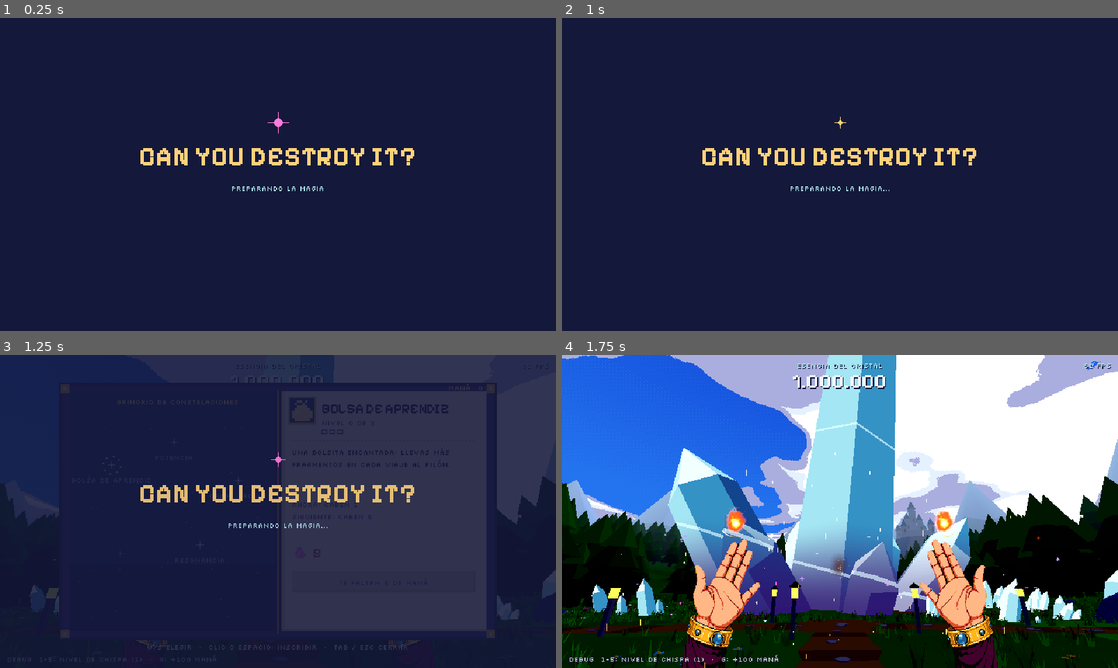
Above: before the commit, frames 1-4 (two rows, left to right).
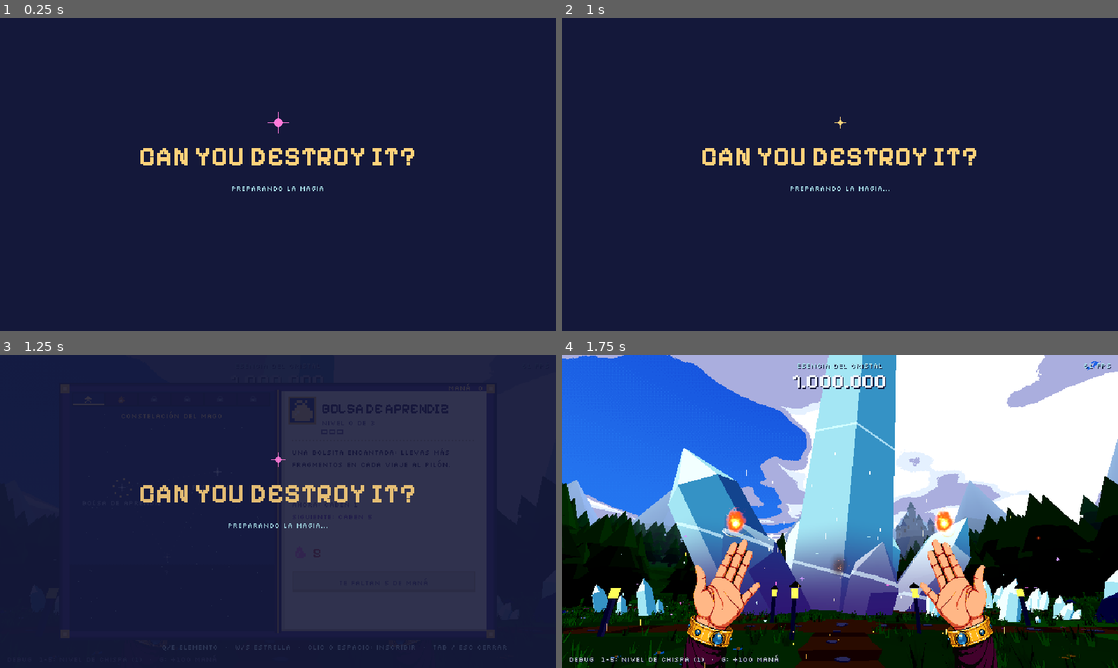
Above: after the commit, the same moments.

Repository: Gon-Analista/can-you-destroy-it
Game: Godot game, scene res://main/main.tscn
The game is run twice, just before and just after one commit, with the same random seed, the same clock (stepped at 60 frames per second) and the same inputs.
Inputs (mouse positions are in pixels of both pictures, inside the frame that each line leads up to):
- Up to frame 1 (0.25 s): no input
- Up to frame 2 (1 s): tap Enter (ui_accept) at 0.5, 0.8 s; move the mouse to (962, 158) at 0.52 s; hold E (cycle_element_right) from 0.53 s (still down); hold Tab (open_grimoire) from 0.53 s (still down); click (962, 158) at 0.67 s; tap Space (jump) at 0.77 s
- Up to frame 3 (1.25 s): keep holding E (cycle_element_right); keep holding Tab (open_grimoire)
- Up to frame 4 (1.75 s): move the mouse to (728, 527) at 1.27 s; release E (cycle_element_right) at 1.28 s; release Tab (open_grimoire) at 1.28 s; hold S (move_back) from 1.28 s (still down); tap Enter (ui_accept) at 1.35 s; click (728, 527) at 1.42 s; tap Space (jump) at 1.52 s; tap Tab (open_grimoire) at 1.55 s

Frames 1-2 are identical in both runs. In frame 3, 0.6% of the frame differs, in the area x 13-92%, y 13-95%; in frame 4, nothing differs.

Commit message:
Grimorio por elementos y arreglo del clic para comprar
- El Grimorio medía 0x0 (anclas sin márgenes) y los clics se iban al
  mundo: no se podía comprar con el ratón. Test grimoire_click_smoke.
- Una constelación por elemento en pestañas (Q/E o clic): Mago (Bolsa,
  Resonancia, Telequinesis), Chispa (Potencia, Cadencia y Bola de Fuego,
  que pide haberla descubierto) y Escarcha, Rayo, Tierra y Arcano
  dormidos hasta su marca del Pilón.
- Mejora nueva: Bola de Fuego (más daño en la explosión y la quemadura).

Co-Authored-By: Claude Opus 5.5 <noreply@anthropic.com>
Claude-Session: https://claude.ai/code/session_011Fh21Tx1ECc2iUdeQLjvik

Diff:
--- a/game/autoload/game_state.gd
+++ b/game/autoload/game_state.gd
@@ -9,6 +9,7 @@
 	preload("res://data/upgrades/channeling.tres"),
 	preload("res://data/upgrades/resonance.tres"),
 	preload("res://data/upgrades/telekinesis.tres"),
+	preload("res://data/upgrades/fireball_power.tres"),
 ]
 
 var progression: Progression = Progression.new(BALANCE.total_essence)
--- a/game/core/progression.gd
+++ b/game/core/progression.gd
@@ -96,11 +96,19 @@
 	if level >= node.get_max_level():
 		return &"max"
 	for req: StringName in node.prerequisites:
-		if get_level(req) == 0:
+		if not _has_requirement(req):
 			return &"locked"
 	if not can_afford(node.cost_for_level(level)):
 		return &"mana"
 	return &""
+
+
+## Una mejora comprada, o "recipe:<id>": una combinación ya descubierta.
+func _has_requirement(req: StringName) -> bool:
+	var r: String = req
+	if r.begins_with("recipe:"):
+		return discovered_recipes.has(StringName(r.trim_prefix("recipe:")))
+	return get_level(req) > 0
 
 
 func buy_upgrade(node: UpgradeNode) -> bool:
@@ -108,7 +116,7 @@
 	if level >= node.get_max_level():
 		return false
 	for req: StringName in node.prerequisites:
-		if get_level(req) == 0:
+		if not _has_requirement(req):
 			return false
 	if not spend(node.cost_for_level(level)):
 		return false
--- a/game/crystal/mother_crystal.gd
+++ b/game/crystal/mother_crystal.gd
@@ -267,7 +267,7 @@
 			radius * 0.9,
 			hit.recipe.burn_sec,
 			hit.recipe.burn_tick_sec,
-			hit.recipe.burn_damage
+			maxi(1, roundi(hit.recipe.burn_damage * GameState.stat(&"fireball_mult", 1.0)))
 		)
 
 
--- a/game/data/defs/upgrade_node.gd
+++ b/game/data/defs/upgrade_node.gd
@@ -10,12 +10,17 @@
 ## Qué hace, en una frase (se muestra en el Grimorio).
 @export_multiline var description: String
 @export var branch: Branch = Branch.POWER
+## Elemento de su constelación en el Grimorio (id de ElementDef); vacío = página del Mago.
+@export var element: StringName = &""
+## Posición de la estrella en la página de su constelación (px, página de 236x276).
+@export var star_pos: Vector2i = Vector2i(118, 140)
 ## Coste de cada nivel (el índice 0 es el primer nivel comprado). Si está vacío se usa
 ## `base_cost` x `cost_growth` ^ nivel hasta `max_level`.
 @export var costs: PackedInt32Array = PackedInt32Array()
 @export var base_cost: int = 5
 @export var cost_growth: float = 1.2
 @export var max_level: int = 1
+## Ids de mejoras que hay que tener, o "recipe:<id>" para una combinación ya descubierta.
 @export var prerequisites: Array[StringName] = []
 ## Estadística que modifica (p. ej. &"bag_capacity").
 @export var stat: StringName
--- a/game/data/upgrades/bag.tres
+++ b/game/data/upgrades/bag.tres
@@ -14,3 +14,5 @@
 values = PackedFloat32Array(1, 5, 20, 100)
 value_format = "caben %d"
 level_names = PackedStringArray()
+element = &""
+star_pos = Vector2i(60, 110)
--- a/game/data/upgrades/channeling.tres
+++ b/game/data/upgrades/channeling.tres
@@ -5,7 +5,7 @@
 [resource]
 script = ExtResource("1")
 id = &"channeling"
-display_name = "Canalización"
+display_name = "Cadencia"
 description = "Las manos recargan antes: lanzas más a menudo."
 branch = 1
 costs = PackedInt32Array(10, 35, 120, 400, 1300)
@@ -14,3 +14,5 @@
 values = PackedFloat32Array(1, 0.85, 0.72, 0.61, 0.52, 0.44)
 value_format = "recarga x%.2f"
 level_names = PackedStringArray()
+element = &"spark"
+star_pos = Vector2i(172, 104)
--- /dev/null
+++ b/game/data/upgrades/fireball_power.tres
@@ -0,0 +1,18 @@
+[gd_resource type="Resource" script_class="UpgradeNode" format=3]
+
+[ext_resource type="Script" path="res://data/defs/upgrade_node.gd" id="1"]
+
+[resource]
+script = ExtResource("1")
+id = &"fireball_power"
+display_name = "Bola de Fuego"
+description = "La bola de fuego arde más: más daño en la explosión y en el fuego que deja en el cristal."
+branch = 0
+element = &"spark"
+star_pos = Vector2i(116, 192)
+costs = PackedInt32Array(40, 220, 1000)
+prerequisites = Array[StringName]([&"recipe:fireball"])
+stat = &"fireball_mult"
+values = PackedFloat32Array(1, 1.4, 1.9, 2.6)
+value_format = "daño x%.1f"
+level_names = PackedStringArray()
--- a/game/data/upgrades/resonance.tres
+++ b/game/data/upgrades/resonance.tres
@@ -14,3 +14,5 @@
 values = PackedFloat32Array(7, 10, 13, 17, 22)
 value_format = "%d %% resonantes"
 level_names = PackedStringArray()
+element = &""
+star_pos = Vector2i(170, 92)
--- a/game/data/upgrades/spark_power.tres
+++ b/game/data/upgrades/spark_power.tres
@@ -14,3 +14,5 @@
 values = PackedFloat32Array(0, 1, 2, 3, 4)
 value_format = "%s"
 level_names = PackedStringArray("Chispa", "Chispa ardiente", "Llama", "Llama mágica", "Fuego estelar")
+element = &"spark"
+star_pos = Vector2i(60, 100)
--- a/game/data/upgrades/telekinesis.tres
+++ b/game/data/upgrades/telekinesis.tres
@@ -14,3 +14,5 @@
 values = PackedFloat32Array(0, 3.5, 7, 12)
 value_format = "atrae a %d m"
 level_names = PackedStringArray("Sin telequinesis")
+element = &""
+star_pos = Vector2i(112, 190)
--- a/game/main/main.gd
+++ b/game/main/main.gd
@@ -87,13 +87,16 @@
 		get_tree().create_timer(0.6).timeout.connect(
 			func() -> void: Events.grimoire_requested.emit(true)
 		)
+		# --page=N abre esa constelación, --select=N elige estrella, --buy inscribe y cierra.
+		var book: Grimoire = _hud.get_node(^"Grimoire")
+		for a: String in args:
+			if a.begins_with("--page="):
+				var pg: int = int(a.get_slice("=", 1))
+				get_tree().create_timer(0.9).timeout.connect(book.open_page.bind(pg))
+			if a.begins_with("--select="):
+				var idx: int = int(a.get_slice("=", 1))
+				get_tree().create_timer(0.9).timeout.connect(book.select.bind(idx))
 		if args.has("--buy"):
-			# Inscribe la estrella elegida y cierra el libro (para grabar una compra).
-			var book: Grimoire = _hud.get_node(^"Grimoire")
-			for a: String in args:
-				if a.begins_with("--select="):
-					var idx: int = int(a.get_slice("=", 1))
-					get_tree().create_timer(0.9).timeout.connect(book.select.bind(idx))
 			get_tree().create_timer(1.6).timeout.connect(book.try_buy)
 			get_tree().create_timer(3.4).timeout.connect(book.close)
 	if args.has("--no-cast"):
--- a/game/player/spell_caster.gd
+++ b/game/player/spell_caster.gd
@@ -292,6 +292,7 @@
 	hit.element = RECIPE.elements[0] if not RECIPE.elements.is_empty() else ELEMENT.id
 	hit.resonant = _rng.randf() < _resonant_chance()
 	var damage: int = RECIPE.damage_for(current_tier().damage, current_tier().damage, charge)
+	damage = roundi(float(damage) * GameState.stat(&"fireball_mult", 1.0))
 	hit.damage = damage * (GameState.BALANCE.resonant_damage_mult if hit.resonant else 1)
 	var projectile: SparkProjectile = _free_projectile(_combo_projectiles)
 	if projectile:
--- /dev/null
+++ b/game/tests/smoke/grimoire_click_smoke.gd
@@ -0,0 +1,59 @@
+extends SceneTree
+## Regresión: el Grimorio medía 0x0 y los clics no le llegaban (no se podía comprar con el ratón).
+## Abre el Grimorio junto al atril, hace clic en INSCRIBIR y en una pestaña de elemento.
+## Necesita ventana (el modo headless no reparte clics a la interfaz):
+## xvfb-run godot --path game --script res://tests/smoke/grimoire_click_smoke.gd
+
+var _failures: int = 0
+
+
+func _initialize() -> void:
+	_run()
+
+
+func _run() -> void:
+	await process_frame
+	var gs: Node = root.get_node(^"GameState")
+	var state_before: Dictionary = (gs.get(&"progression") as Progression).to_dict()
+	gs.set(&"progression", Progression.new(1_000_000))
+	var prog: Progression = gs.get(&"progression")
+	var main: Node = (load("res://main/main.tscn") as PackedScene).instantiate()
+	root.add_child(main)
+	for i: int in 160:
+		await process_frame
+	prog.deliver(50)
+	root.get_node(^"Events").emit_signal(&"grimoire_requested", true)
+	for i: int in 30:
+		await process_frame
+	var g: Control = main.get_node(^"HUDLayer/Hud/Grimoire")
+	_check(g.size == root.get_visible_rect().size, "el Grimorio ocupa toda la pantalla")
+	# De coordenadas del juego (640x360) a las de la ventana.
+	var scale: Vector2 = Vector2(root.size) / root.get_visible_rect().size
+	g.call(&"select", 0)
+	_click((g.call(&"_button_rect") as Rect2).get_center() * scale)
+	await process_frame
+	_check(prog.get_level(&"bag") == 1, "clic en INSCRIBIR compra")
+	_click((g.call(&"_tab_rect", 1) as Rect2).get_center() * scale)
+	await process_frame
+	_check(int(g.get(&"_page")) == 1, "clic en una pestaña cambia de elemento")
+	gs.set(&"progression", Progression.new(1_000_000))
+	(gs.get(&"progression") as Progression).load_dict(state_before)
+	root.get_node(^"SaveSystem").call(&"save_game")
+	print("grimoire_click_smoke: %s" % ("OK" if _failures == 0 else "%d fallos" % _failures))
+	quit(1 if _failures > 0 else 0)
+
+
+func _click(pos: Vector2) -> void:
+	for pressed: bool in [true, false]:
+		var ev := InputEventMouseButton.new()
+		ev.button_index = MOUSE_BUTTON_LEFT
+		ev.pressed = pressed
+		ev.position = pos
+		ev.global_position = pos
+		root.push_input(ev)
+
+
+func _check(cond: bool, label: String) -> void:
+	if not cond:
+		_failures += 1
+		printerr("FALLO: " + label)
--- a/game/tests/smoke/progression_smoke.gd
+++ b/game/tests/smoke/progression_smoke.gd
@@ -59,6 +59,15 @@
 		bag.buy_upgrade(bag_node)
 	_check(bag.purchase_block(bag_node) == &"max", "no se pasa del último nivel")
 
+	var fb: UpgradeNode = load("res://data/upgrades/fireball_power.tres")
+	var fresh_fb := Progression.new(1000)
+	fresh_fb.deliver(500)
+	_check(
+		fresh_fb.purchase_block(fb) == &"locked", "la mejora de la Bola de Fuego pide descubrirla"
+	)
+	fresh_fb.discover_recipe(&"fireball")
+	_check(fresh_fb.buy_upgrade(fb), "descubierta, ya se puede comprar")
+
 	var restored := Progression.new(1000)
 	restored.load_dict(p.to_dict())
 	_check(restored.to_dict() == p.to_dict(), "guardar y cargar conserva el estado")
--- a/game/ui/grimoire.gd
+++ b/game/ui/grimoire.gd
@@ -19,14 +19,26 @@
 const BOOK := Rect2i(70, 34, 500, 292)
 const LEFT_PAGE := Rect2i(80, 42, 236, 276)
 const RIGHT_PAGE := Rect2i(324, 42, 236, 276)
-## Posición de cada estrella en la página izquierda (mismo orden que GameState.UPGRADES).
-const STAR_POS: Array[Vector2i] = [
-	Vector2i(48, 84), Vector2i(120, 58), Vector2i(194, 102), Vector2i(150, 176), Vector2i(58, 186)
+## Páginas del Grimorio: una constelación por elemento (y la del Mago, con lo general).
+## [id del elemento ("" = Mago), nombre, color del título, cielo, cielo profundo, se abre con
+## el Pilón al...].
+const PAGES: Array[Array] = [
+	[&"", "MAGO", "#ffd27a", "#1b2a6b", "#141c4d", 0.0],
+	[&"spark", "CHISPA", "#ff9a3a", "#3a1840", "#26102e", 0.0],
+	[&"frost", "ESCARCHA", "#a5dae5", "#14305a", "#0d2042", 0.1],
+	[&"bolt", "RAYO", "#ffe66b", "#2a2450", "#1b1838", 0.25],
+	[&"earth", "TIERRA", "#c9a26b", "#2e2a24", "#1f1c18", 0.5],
+	[&"arcane", "ARCANO", "#c79bff", "#24164a", "#170e33", 0.75],
 ]
-## Trazos de la constelación (índices de estrellas).
-const LINES: Array[Vector2i] = [
-	Vector2i(0, 1), Vector2i(1, 2), Vector2i(2, 3), Vector2i(3, 4), Vector2i(4, 0)
+const PAGE_TITLES: PackedStringArray = [
+	"CONSTELACIÓN DEL MAGO",
+	"CONSTELACIÓN DE LA CHISPA",
+	"CONSTELACIÓN DE LA ESCARCHA",
+	"CONSTELACIÓN DEL RAYO",
+	"CONSTELACIÓN DE LA TIERRA",
+	"CONSTELACIÓN DEL ARCANO",
 ]
+const TAB_W: int = 36
 
 const C_INK := Color("#2a1d4a")
 const C_INK_SOFT := Color("#6a5a86")
@@ -92,6 +104,17 @@
 		".##..##.",
 		"##....##"
 	],
+	&"fireball_power":
+	[
+		"..#..#..",
+		".#.##.#.",
+		"..####..",
+		".##++##.",
+		"#+++++##",
+		"#+++++##",
+		".##+###.",
+		"..####.."
+	],
 	&"telekinesis":
 	[
 		".######.",
@@ -104,6 +127,71 @@
 		"#......."
 	],
 }
+const PAGE_ICONS: Array[PackedStringArray] = [
+	[
+		"...#....",
+		"..###...",
+		".#####..",
+		"########",
+		"...#....",
+		"..###...",
+		".#...#..",
+		"#.....#."
+	],
+	[
+		"...#....",
+		"...##...",
+		"..###.#.",
+		".#####..",
+		".##+###.",
+		"##+++###",
+		"##+++##.",
+		".#####.."
+	],
+	[
+		"#..#..#.",
+		".#.#.#..",
+		"..###...",
+		"#######.",
+		"..###...",
+		".#.#.#..",
+		"#..#..#.",
+		"........"
+	],
+	[
+		"....##..",
+		"...##...",
+		"..##....",
+		".######.",
+		"....##..",
+		"...##...",
+		"..##....",
+		".##....."
+	],
+	[
+		"........",
+		"..####..",
+		".##++##.",
+		"###++###",
+		"########",
+		".######.",
+		"..####..",
+		"........"
+	],
+	[
+		"..####..",
+		".#....#.",
+		"#..##..#",
+		"#.#++#.#",
+		"#..##..#",
+		".#....#.",
+		"..####..",
+		"........"
+	],
+]
+const LOCK_ICON: PackedStringArray = [
+	"..###...", ".#...#..", ".#...#..", "#######.", "##+++##.", "###+###.", "#######.", "........"
+]
 const MANA_ICON: PackedStringArray = [
 	"...#....", "..###...", "..###...", ".##+##..", ".#+####.", ".#+####.", "..####..", "........"
 ]
@@ -112,6 +200,7 @@
 
 var _at_sanctum: bool = false
 var _selected: int = 0
+var _page: int = 0
 var _open_t: float = 0.0
 var _closing: bool = false
 var _t: float = 0.0
@@ -131,7 +220,7 @@
 var _write_t: float = 1.0
 var _write_speed: float = 4.0
 var _deny_t: float = 0.0
-var _flash_t: PackedFloat32Array = PackedFloat32Array([0, 0, 0, 0, 0])
+var _flash_t: PackedFloat32Array = PackedFloat32Array()
 var _shown_mana: float = 0.0
 ## Partículas 2D propias (píxeles dorados al inscribir): pos, vel, vida.
 var _parts_pos: PackedVector2Array = PackedVector2Array()
@@ -141,10 +230,11 @@
 
 
 func _ready() -> void:
-	set_anchors_preset(Control.PRESET_FULL_RECT)
+	set_anchors_and_offsets_preset(Control.PRESET_FULL_RECT)
 	mouse_filter = Control.MOUSE_FILTER_STOP
 	visible = false
 	process_mode = Node.PROCESS_MODE_ALWAYS
+	_flash_t.resize(GameState.UPGRADES.size())
 	var rng := RandomNumberGenerator.new()
 	rng.seed = 4
 	for i: int in 70:
@@ -155,9 +245,9 @@
 	_content.mouse_filter = Control.MOUSE_FILTER_IGNORE
 	_content.size = Vector2(640, 360)
 	add_child(_content)
-	_title = _label("GRIMORIO DE CONSTELACIONES", 8, C_GOLD_LIGHT, Rect2(80, 48, 236, 10), 1)
+	_title = _label("", 8, C_GOLD_LIGHT, Rect2(80, 64, 236, 10), 1)
 	for i: int in GameState.UPGRADES.size():
-		var p: Vector2i = STAR_POS[i] + LEFT_PAGE.position
+		var p: Vector2i = GameState.UPGRADES[i].star_pos + LEFT_PAGE.position
 		_star_labels.append(_label("", 8, C_DIM, Rect2(p.x - 50, p.y + 12, 100, 10), 1))
 	var rx: int = RIGHT_PAGE.position.x
 	var ry: int = RIGHT_PAGE.position.y
@@ -171,7 +261,7 @@
 	_button = _label("", 8, C_INK, Rect2(rx + 18, ry + 214, 200, 10), 1)
 	_mana = _label("", 8, C_GOLD_LIGHT, Rect2(rx + 120, ry - 2 - 10 + 2, 112, 10), 2)
 	_footer = _label(
-		"W/S ELEGIR  ·  CLIC O ESPACIO: INSCRIBIR  ·  TAB / ESC CERRAR",
+		"Q/E ELEMENTO  ·  W/S ESTRELLA  ·  CLIC O ESPACIO: INSCRIBIR  ·  TAB / ESC CERRAR",
 		8,
 		C_CYAN,
 		Rect2(70, 330, 500, 10),
@@ -197,6 +287,7 @@
 	var best: UpgradeNode = GameState.cheapest_affordable()
 	if best:
 		_selected = GameState.UPGRADES.find(best)
+	_page = _page_of(GameState.UPGRADES[_selected])
 	_write_t = 0.0
 	_write_speed = 2.5
 	Input.mouse_mode = Input.MOUSE_MODE_VISIBLE
@@ -222,8 +313,11 @@
 		var mb: InputEventMouseButton = event
 		if mb.button_index != MOUSE_BUTTON_LEFT:
 			return
+		var tab: int = _tab_at(mb.position)
 		var star: int = _star_at(mb.position)
-		if star >= 0:
+		if tab >= 0:
+			open_page(tab)
+		elif star >= 0:
 			select(star)
 		elif _button_rect().has_point(mb.position - _ofs()):
 			try_buy()
@@ -244,14 +338,61 @@
 	):
 		close()
 	elif event.is_action_pressed(&"ui_up") or event.is_action_pressed(&"move_forward"):
-		select(wrapi(_selected - 1, 0, GameState.UPGRADES.size()))
+		_step_star(-1)
 	elif event.is_action_pressed(&"ui_down") or event.is_action_pressed(&"move_back"):
-		select(wrapi(_selected + 1, 0, GameState.UPGRADES.size()))
+		_step_star(1)
+	elif event.is_action_pressed(&"cycle_element_left") or event.is_action_pressed(&"ui_left"):
+		open_page(wrapi(_page - 1, 0, PAGES.size()))
+	elif event.is_action_pressed(&"cycle_element_right") or event.is_action_pressed(&"ui_right"):
+		open_page(wrapi(_page + 1, 0, PAGES.size()))
 	elif event.is_action_pressed(&"ui_accept"):
 		try_buy()
 	else:
 		return
 	get_viewport().set_input_as_handled()
+
+
+## Abre la constelación de un elemento (pasa la página con su aleteo).
+func open_page(page: int) -> void:
+	if page == _page:
+		return
+	_page = page
+	var nodes: Array[int] = _page_nodes()
+	if not nodes.is_empty():
+		_selected = nodes[0]
+	_write_t = 0.0
+	_write_speed = 4.0
+	AudioDirector.play_sfx(OPEN_SFX, -10.0, 1.25)
+	_refresh()
+
+
+## Índices (en GameState.UPGRADES) de las estrellas de la página abierta.
+func _page_nodes() -> Array[int]:
+	var out: Array[int] = []
+	var el: StringName = PAGES[_page][0]
+	for i: int in GameState.UPGRADES.size():
+		if GameState.UPGRADES[i].element == el:
+			out.append(i)
+	return out
+
+
+func _page_of(node: UpgradeNode) -> int:
+	for i: int in PAGES.size():
+		if PAGES[i][0] == node.element:
+			return i
+	return 0
+
+
+func _page_locked() -> bool:
+	return _page_nodes().is_empty()
+
+
+func _step_star(dir: int) -> void:
+	var nodes: Array[int] = _page_nodes()
+	if nodes.is_empty():
+		return
+	var at: int = maxi(nodes.find(_selected), 0)
+	select(nodes[wrapi(at + dir, 0, nodes.size())])
 
 
 ## Elige una estrella (con sonido y la página que se reescribe).
@@ -264,6 +405,10 @@
 
 
 func try_buy() -> void:
+	if _page_locked():
+		_deny_t = 0.35
+		AudioDirector.play_sfx(DENY_SFX, -2.0)
+		return
 	var node: UpgradeNode = GameState.UPGRADES[_selected]
 	var block: StringName = GameState.progression.purchase_block(node)
 	if block != &"" or not _at_sanctum:
@@ -276,7 +421,7 @@
 	_flash_t[_selected] = 1.0
 	_write_t = 0.0
 	_write_speed = 1.6
-	var star: Vector2 = Vector2(STAR_POS[_selected] + LEFT_PAGE.position)
+	var star: Vector2 = Vector2(node.star_pos + LEFT_PAGE.position)
 	_burst(star, 26, [C_GOLD_LIGHT, C_PINK, C_CYAN])
 	_burst(_button_rect().get_center(), 18, [C_GOLD_LIGHT, C_GOLD])
 	var lvl: int = GameState.progression.get_level(node.id)
@@ -330,10 +475,14 @@
 	if not is_open:
 		return
 	var prog: Progression = GameState.progression
+	var page: Array = PAGES[_page]
+	_title.text = tr(PAGE_TITLES[_page])
+	_title.add_theme_color_override(&"font_color", Color(page[2] as String))
 	for i: int in GameState.UPGRADES.size():
 		var n: UpgradeNode = GameState.UPGRADES[i]
 		var lvl: int = prog.get_level(n.id)
 		var label: Label = _star_labels[i]
+		label.visible = n.element == page[0]
 		var block: StringName = prog.purchase_block(n)
 		label.text = tr(n.display_name).to_upper() if block != &"locked" else "?"
 		var c: Color = C_DIM
@@ -346,6 +495,19 @@
 		elif lvl > 0:
 			c = Color("#c79bff")
 		label.add_theme_color_override(&"font_color", c)
+	if _page_locked():
+		_page_title.text = tr(page[1] as String)
+		_level.text = tr("ELEMENTO DORMIDO")
+		_desc.text = (
+			tr("Su constelación aún no brilla. Despertará cuando el Pilón de Maná llegue al %d %%.")
+			% roundi(float(page[5]) * 100.0)
+		)
+		_now.text = ""
+		_next.text = ""
+		_cost.text = ""
+		_button.text = tr("SELLADO")
+		_button.add_theme_color_override(&"font_color", C_INK_SOFT)
+		return
 	var node: UpgradeNode = GameState.UPGRADES[_selected]
 	var level: int = prog.get_level(node.id)
 	var max_level: int = node.get_max_level()
@@ -382,6 +544,8 @@
 func _prereq_names(node: UpgradeNode) -> String:
 	var names: PackedStringArray = []
 	for req: StringName in node.prerequisites:
+		if String(req).begins_with("recipe:"):
+			names.append(tr("DESCUBRIR LA BOLA DE FUEGO"))
 		for n: UpgradeNode in GameState.UPGRADES:
 			if n.id == req:
 				names.append(tr(n.display_name).to_upper())
@@ -390,10 +554,23 @@
 
 func _star_at(p: Vector2) -> int:
 	var local: Vector2 = p - _ofs()
-	for i: int in STAR_POS.size():
-		if local.distance_to(Vector2(STAR_POS[i] + LEFT_PAGE.position)) < 14.0:
+	for i: int in _page_nodes():
+		if local.distance_to(Vector2(GameState.UPGRADES[i].star_pos + LEFT_PAGE.position)) < 14.0:
 			return i
 	return -1
+
+
+## Pestaña bajo el puntero (o -1).
+func _tab_at(p: Vector2) -> int:
+	var local: Vector2 = p - _ofs()
+	for i: int in PAGES.size():
+		if _tab_rect(i).has_point(local):
+			return i
+	return -1
+
+
+func _tab_rect(i: int) -> Rect2:
+	return Rect2(LEFT_PAGE.position.x + 4 + i * (TAB_W + 2), LEFT_PAGE.position.y + 2, TAB_W, 14)
 
 
 func _button_rect() -> Rect2:
@@ -429,35 +606,70 @@
 
 
 func _draw_left_page(o: Vector2) -> void:
+	var page_def: Array = PAGES[_page]
+	var sky := Color(page_def[3] as String)
+	var deep := Color(page_def[4] as String)
 	var page := Rect2(Vector2(LEFT_PAGE.position) + o, Vector2(LEFT_PAGE.size))
-	draw_rect(page, C_SKY)
+	draw_rect(page, sky)
 	# Franja más profunda abajo, separada con tramado de 1 px.
 	var deep_y: float = page.position.y + 200.0
-	draw_rect(Rect2(page.position.x, deep_y, page.size.x, page.end.y - deep_y), C_SKY_DEEP)
+	draw_rect(Rect2(page.position.x, deep_y, page.size.x, page.end.y - deep_y), deep)
 	for x: int in range(0, int(page.size.x), 2):
-		draw_rect(Rect2(page.position.x + x + 0.0, deep_y - 1.0, 1, 1), C_SKY_DEEP)
+		draw_rect(Rect2(page.position.x + x + 0.0, deep_y - 1.0, 1, 1), deep)
 	# Polvo de estrellas que titila.
 	var step: float = floor(_t * 6.0)
 	for d: Vector3 in _dust:
 		var on: bool = fmod(d.z * 13.0 + step * 0.37, 1.0) > 0.25
-		if on:
+		if on and d.y > 20.0:
 			draw_rect(Rect2(page.position + Vector2(d.x, d.y), Vector2(1, 1)), Color(C_CYAN, 0.75))
+	_draw_tabs(o)
+	if _page_locked():
+		# Elemento dormido: un sello grande en el centro.
+		_draw_icon(LOCK_ICON, page.get_center() - Vector2(16, 24), 4, C_LOCKED)
+		return
 	# Trazos de la constelación: punteados; dorados entre estrellas ya despiertas.
 	var prog: Progression = GameState.progression
-	for l: Vector2i in LINES:
-		var a := Vector2(STAR_POS[l.x] + LEFT_PAGE.position) + o
-		var b := Vector2(STAR_POS[l.y] + LEFT_PAGE.position) + o
-		var lit: bool = (
-			prog.get_level(GameState.UPGRADES[l.x].id) > 0
-			and prog.get_level(GameState.UPGRADES[l.y].id) > 0
-		)
+	var nodes: Array[int] = _page_nodes()
+	for k: int in nodes.size():
+		if nodes.size() < 2 or (nodes.size() == 2 and k == 1):
+			break
+		var na: UpgradeNode = GameState.UPGRADES[nodes[k]]
+		var nb: UpgradeNode = GameState.UPGRADES[nodes[(k + 1) % nodes.size()]]
+		var a := Vector2(na.star_pos + LEFT_PAGE.position) + o
+		var b := Vector2(nb.star_pos + LEFT_PAGE.position) + o
+		var lit: bool = prog.get_level(na.id) > 0 and prog.get_level(nb.id) > 0
 		var n: int = int(a.distance_to(b) / 3.0)
-		for k: int in n:
-			if k % 2 == 0:
-				var p: Vector2 = a.lerp(b, float(k) / float(n)).round()
+		for j: int in n:
+			if j % 2 == 0:
+				var p: Vector2 = a.lerp(b, float(j) / float(n)).round()
 				draw_rect(Rect2(p, Vector2(1, 1)), C_GOLD if lit else C_LOCKED)
-	for i: int in GameState.UPGRADES.size():
-		_draw_star(i, Vector2(STAR_POS[i] + LEFT_PAGE.position) + o)
+	for i: int in nodes:
+		_draw_star(i, Vector2(GameState.UPGRADES[i].star_pos + LEFT_PAGE.position) + o)
+
+
+## Pestañas de los elementos, arriba de la página: la abierta, unida a la página.
+func _draw_tabs(o: Vector2) -> void:
+	for i: int in PAGES.size():
+		var r := Rect2(_tab_rect(i).position + o, _tab_rect(i).size)
+		var col := Color(PAGES[i][2] as String)
+		var open_tab: bool = i == _page
+		var empty: bool = not _has_nodes(i)
+		draw_rect(r.grow(1), C_SHADOW)
+		draw_rect(r, Color(PAGES[i][3] as String) if open_tab else C_COVER_DARK)
+		if open_tab:
+			draw_rect(Rect2(r.position + Vector2(0, r.size.y - 2), Vector2(r.size.x, 2)), col)
+		var icon: PackedStringArray = LOCK_ICON if empty else PAGE_ICONS[i]
+		var ic: Color = col if not empty else C_LOCKED
+		if not open_tab and not empty:
+			ic = col.darkened(0.35)
+		_draw_icon(icon, r.position + Vector2(r.size.x * 0.5 - 4, 3), 1, ic)
+
+
+func _has_nodes(page: int) -> bool:
+	for n: UpgradeNode in GameState.UPGRADES:
+		if n.element == PAGES[page][0]:
+			return true
+	return false
 
 
 func _draw_star(i: int, c: Vector2) -> void:
@@ -513,6 +725,12 @@
 	draw_rect(
 		Rect2(page.position + Vector2(0, page.size.y - 3), Vector2(page.size.x, 3)), C_PAGE_EDGE
 	)
+	if _page_locked():
+		var lock_at: Vector2 = page.position + Vector2(10, 8)
+		draw_rect(Rect2(lock_at - Vector2(2, 2), Vector2(32, 32)), C_PAGE_EDGE)
+		draw_rect(Rect2(lock_at, Vector2(28, 28)), C_COVER_DARK)
+		_draw_icon(PAGE_ICONS[_page], lock_at + Vector2(2, 2), 3, Color(PAGES[_page][2] as String))
+		return
 	var node: UpgradeNode = GameState.UPGRADES[_selected]
 	var prog: Progression = GameState.progression
 	var level: int = prog.get_level(node.id)
--- a/game/ui/hud.gd
+++ b/game/ui/hud.gd
@@ -54,7 +54,7 @@
 
 func _ready() -> void:
 	mouse_filter = Control.MOUSE_FILTER_IGNORE
-	set_anchors_preset(Control.PRESET_FULL_RECT)
+	set_anchors_and_offsets_preset(Control.PRESET_FULL_RECT)
 	theme = _make_theme()
 	_essence_title = _label("ESENCIA DEL CRISTAL", 8, C_CYAN, HORIZONTAL_ALIGNMENT_CENTER)
 	_place(_essence_title, Control.PRESET_CENTER_TOP, Rect2(-80, 6, 160, 10))
@@ -71,7 +71,7 @@
 	_place(_debug, Control.PRESET_BOTTOM_LEFT, Rect2(8, -16, 240, 10))
 	_debug.visible = OS.is_debug_build()
 	_crosshair = Crosshair.new()
-	_crosshair.set_anchors_preset(Control.PRESET_FULL_RECT)
+	_crosshair.set_anchors_and_offsets_preset(Control.PRESET_FULL_RECT)
 	add_child(_crosshair)
 	_streak = _label("", 16, STREAK_COLORS[0], HORIZONTAL_ALIGNMENT_LEFT, true)
 	_place(_streak, Control.PRESET_CENTER, Rect2(14, 6, 90, 20))
@@ -99,7 +99,7 @@
 	_discovery_name.visible = false
 	_loop = HudLoop.new()
 	_loop.name = "Loop"
-	_loop.set_anchors_preset(Control.PRESET_FULL_RECT)
+	_loop.set_anchors_and_offsets_preset(Control.PRESET_FULL_RECT)
 	add_child(_loop)
 	for i: int in FLOATERS:
 		var f: Label = _label("", 8, C_TEXT, HORIZONTAL_ALIGNMENT_CENTER, true)
Not shown, added: game/tests/smoke/grimoire_click_smoke.gd.uid
